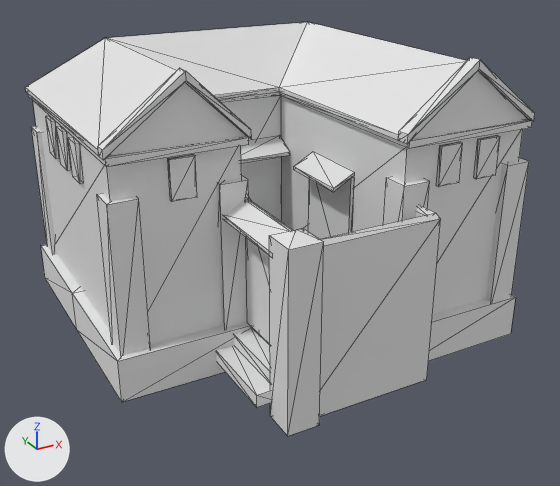
The COLLADA model art/meshes/structural/epiro/house_4.dae, before and after one commit.
One viewpoint serves both versions: a 50 mm camera at (-11.8, -21.9, 12.8) aimed at (0.2, 0.0, 1.9). Every picture has the same lights, and +X, +Y and +Z are marked at lower left. The first picture is the older version. Mesh edges are drawn as thin lines. Where no turn or scale is listed for an object, it has been applied to the vertices.

The first picture shows 'house_4'.
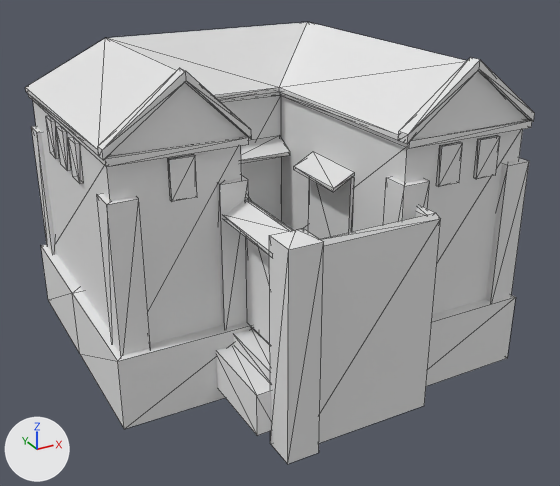
Where the newer file only moved an object's origin or applied its transform, the numbers keep the older frame.

Where the change shows, as pixel boxes [x1, y1, x2, y2] in the pictures (560 x 486 px; the box of a moved part takes in the faces that stretch with it):
'house_4', reshaped (7% taller): before [25, 22, 535, 436]; after [25, 22, 535, 464]
part 1 of me_cubo_4351, moved or reshaped: before [41, 211, 516, 436]; after [41, 211, 516, 464]

What changed in the scene script:
```text
Change me_cubo_4351:
    used by ob_house_4; location = (0.0, 0.0, 0.0)
    remove me_cubo_4351.from_pydata(...)  # 405 vertices, 604 faces; spans x -6.52..6.78, y -6.09..7.41, z -1.15..8.68
    add me_cubo_4351.from_pydata(...)  # 405 vertices, 574 faces; spans x -6.52..6.78, y -6.09..7.41, z -2.15..8.68
    me_cubo_4351 part 1
    3 vertices are removed from x -1.81..1.73, y 0.82..2.71, z -1.08..-0.61
    39 faces are deleted
    39 vertices in x -6.52..6.78, y -6.09..7.41, z -1.15..-0.61 move by (0.0, 0.0, -1.0)
    3 vertices are added at (1.21, 0.82, -1.61), (1.73, 2.71, -2.08), (-1.81, 2.71, -2.08)
    9 new faces join them
```
